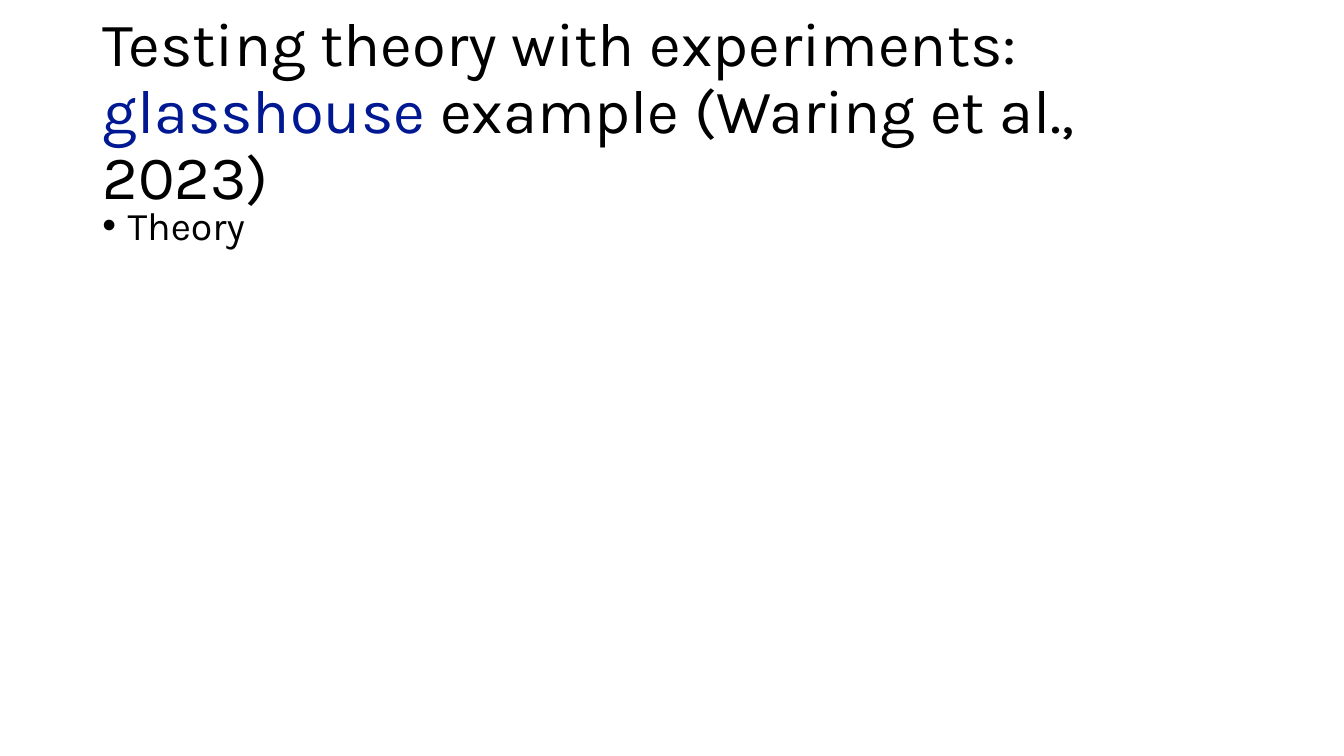
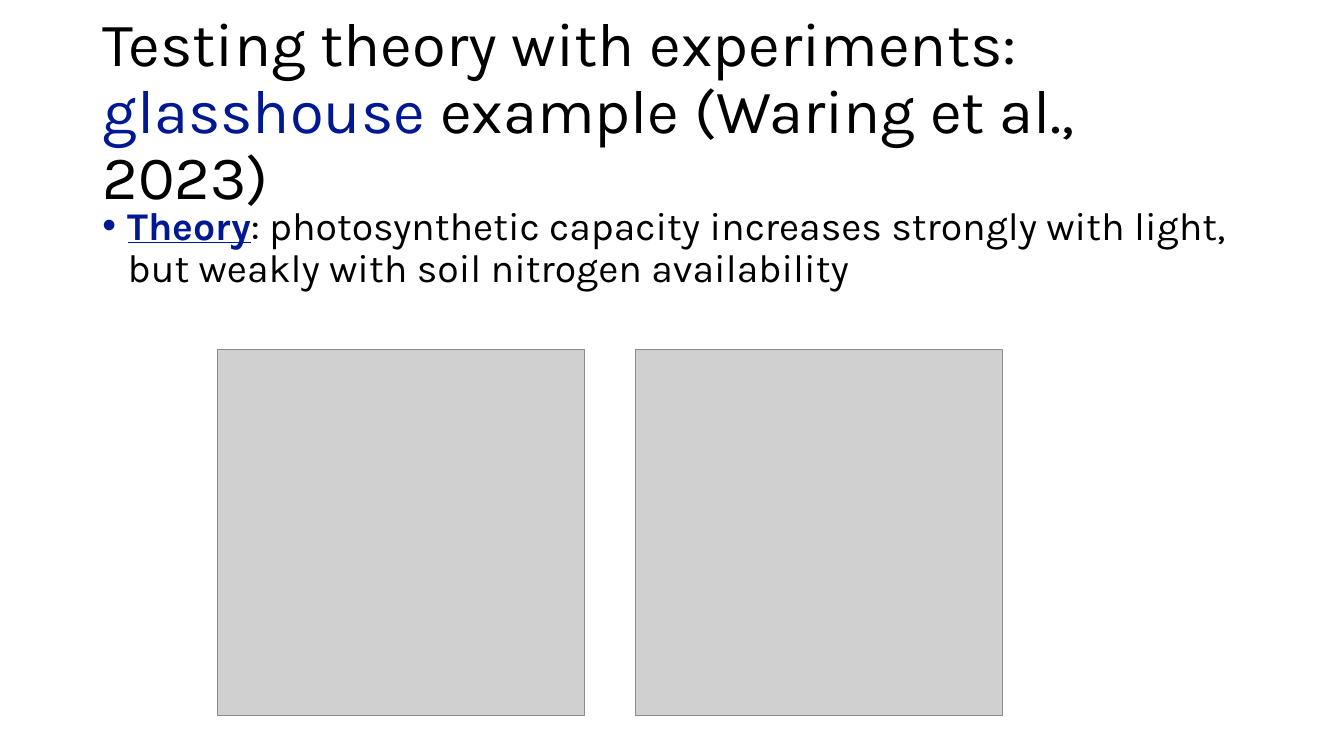
Before and after one commit to SmithEcophysLab/seminar, a slide deck: slide 22 of 2025_lemontree/src/lemontree_mtg_2025_smith.pptx. Drawn at 1344x756 pixels with LibreOffice and Linux fonts; fonts in the diff are those of the drawing; grey boxes stand for pictures. Boxes give left, top, right and bottom in pixels: in the first picture for what was removed or moved away, otherwise in the second. Text is boxed around its words. In the diff, an @@ line names an element or a change of style, - is before the commit and + after.

```diff
--- a/2025_lemontree/src/lemontree_mtg_2025_smith.pptx
+++ b/2025_lemontree/src/lemontree_mtg_2025_smith.pptx
@@ text at box(128, 205, 1225, 292): text changed @@
-• Theory
+• Theory: photosynthetic capacity increases strongly with light, but weakly with soil nitrogen availability
@@ picture added at box(218, 349, 585, 716) @@
@@ picture added at box(636, 349, 1003, 716) @@
```
Also in this commit, not shown: 9 other slides changed, 2 slides added, 1 slide removed.
